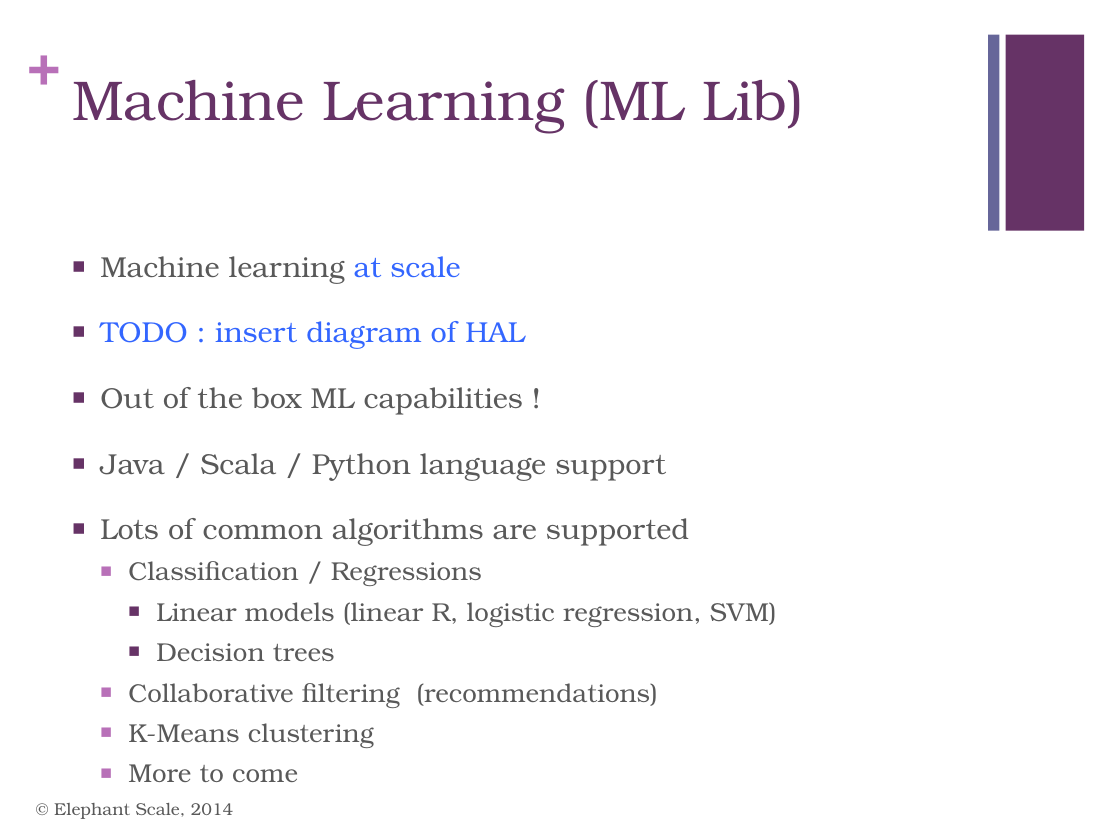
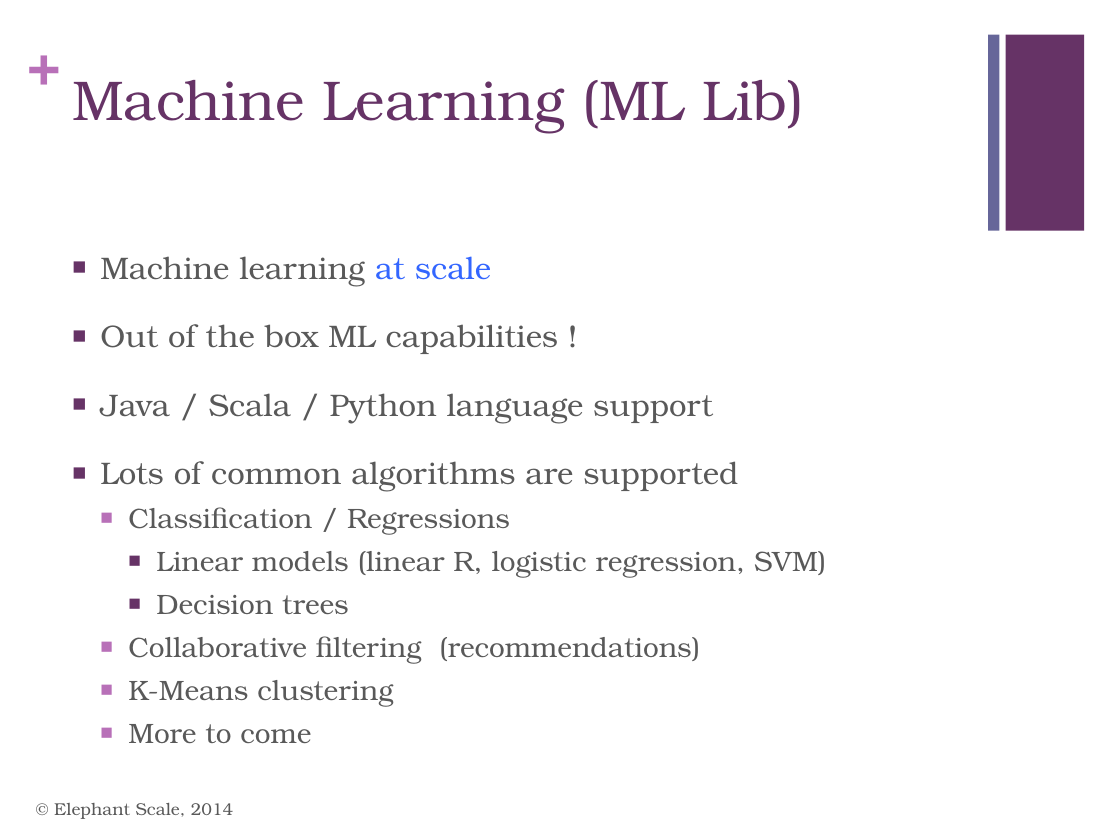
Before and after one commit to mattvinks/spark-labs, a slide deck: slide 3 of slides/MLLib.pptx. Drawn at 1120x840 pixels with LibreOffice and Linux fonts; fonts in the diff are those of the drawing. Boxes give left, top, right and bottom in pixels: in the first picture for what was removed or moved away, otherwise in the second. Text is boxed around its words. In the diff, an @@ line names an element or a change of style, - is before the commit and + after.

Commit message:
Made updates to MLLib; Changed name MLLib -> MLlib Added more detail to slides. Added thoughts on model evaluation

```diff
--- a/slides/MLLib.pptx
+++ b/slides/MLLib.pptx
@@ text "Machine learning at scale" at (x1=100, y1=256, x2=826, y2=743): size 18.5 to 20 pt in "Machine learning at scale", "Out of the box ML capabilities !", "Java / Scala / Python language support", "Lots of common algorithms are supported"; size 16.6 to 18 pt in "Classification / Regressions", "Linear models (linear R, logistic regression, SVM)", "Decision trees", "Collaborative filtering (recommendations)" and 2 more places @@
@@ text at (x1=100, y1=321, x2=525, y2=349): paragraph removed @@
-■ TODO : insert diagram of HAL
```
Also in this commit, not shown: 7 other slides changed, 6 slides added.
